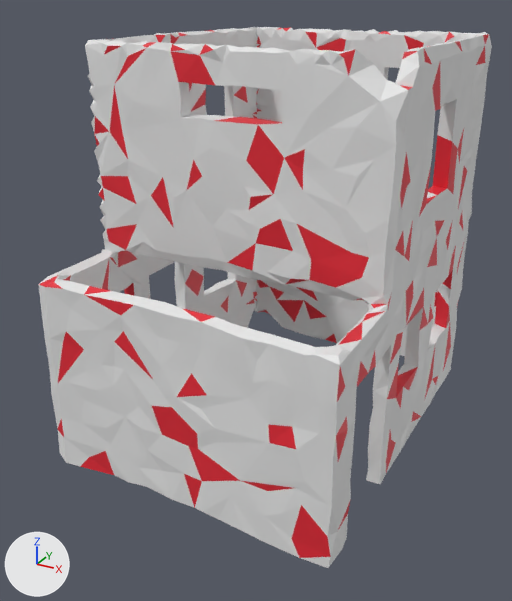
Before and after pictures for a commit that changed the Blender file Assets/Models/Level/ruinedhouse2.blend.
Camera for both pictures: a 50 mm lens placed at (5.45, -9.78, 6.64), pointed at (0.6, -0.97, 2.24). Every picture has the same lights, and +X, +Y and +Z are marked at lower left.

Script lines for the objects in view, before the commit:
```python
me_cube_002 = bpy.data.meshes.new('Cube.002')
me_cube_002.from_pydata(...)  # 3470 vertices, 7744 faces; spans x -1.63..2.99, y -3.41..2.68, z -0.02..6.02
# faces by material slot: [6787, 957]
me_cube_002.materials.append(mat_material_001)  # white #e7e7e7
me_cube_002.materials.append(mat_material_002)  # red #e72736
ob_ruinedhouse2 = bpy.data.objects.new('RuinedHouse2', me_cube_002)
ob_ruinedhouse2.location = (0.0, 0.0, 0.0)
```
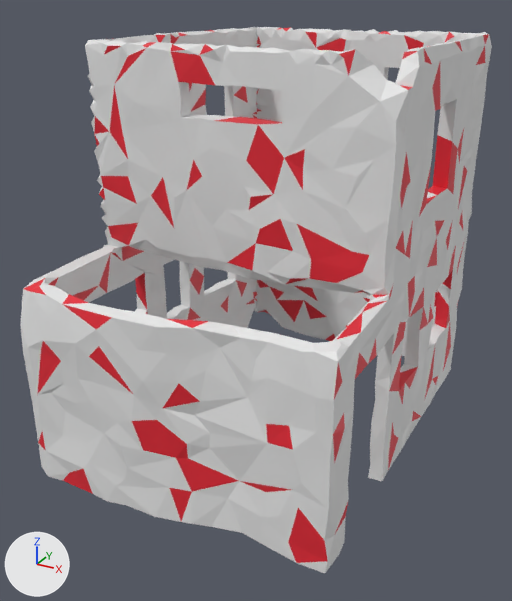
The edits, one by one:
me_cube_002 is used by ob_ruinedhouse2; location (0.0, 0.0, 0.0).
me_cube_002 had 3470 vertices, 7744 faces and spanned x -1.63..2.99, y -3.41..2.68, z -0.02..6.02.
me_cube_002 now has 3470 vertices, 7744 faces and spans x -1.63..2.99, y -3.76..2.68, z -0.02..6.02.
me_cube_002 part 1: 1101 of 3470 vertices moved; they spanned x -1.63..2.99, y -3.41..0.67, z -0.01..4.26 and now span x -1.63..2.99, y -3.76..0.68, z -0.02..4.26; mean shift (0.0, -0.1, 0.04); largest move (-0.51, -3.24, 2.45) -> (-0.51, -3.76, 2.47).

Changed parts and their boxes [x1, y1, x2, y2] in the pictures (512 x 601 px; the box of a moved part takes in the faces that stretch with it):
'RuinedHouse2', reshaped: before [38, 27, 492, 568]; after [20, 27, 492, 573]
part 1 of me_cube_002, moved or reshaped: before [38, 176, 432, 568]; after [20, 176, 432, 573]
